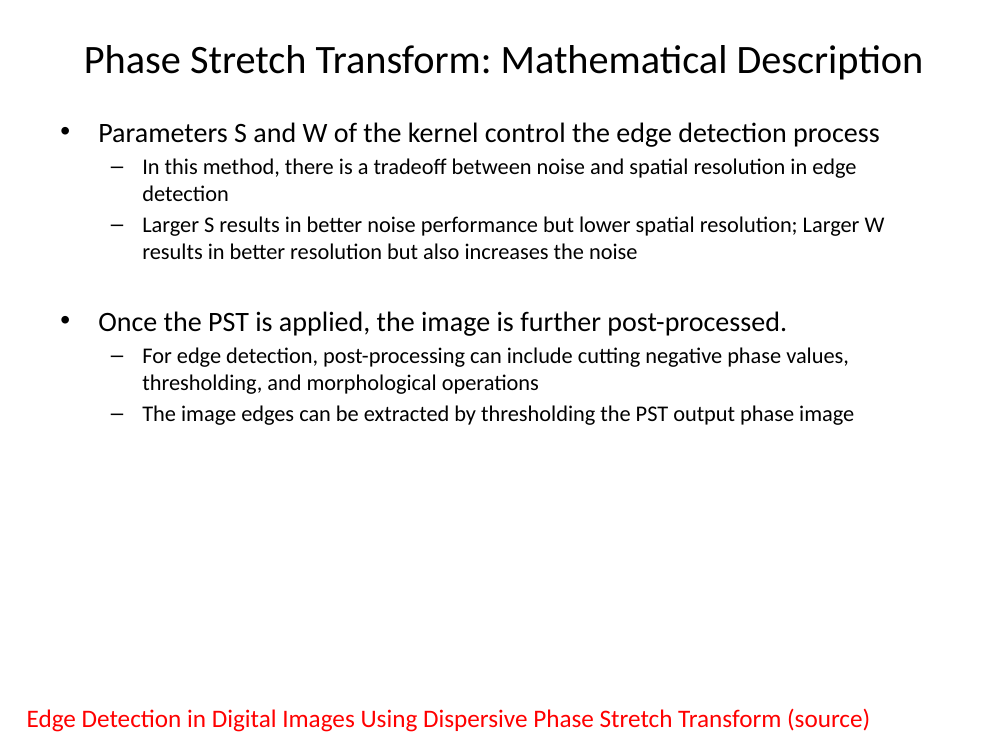
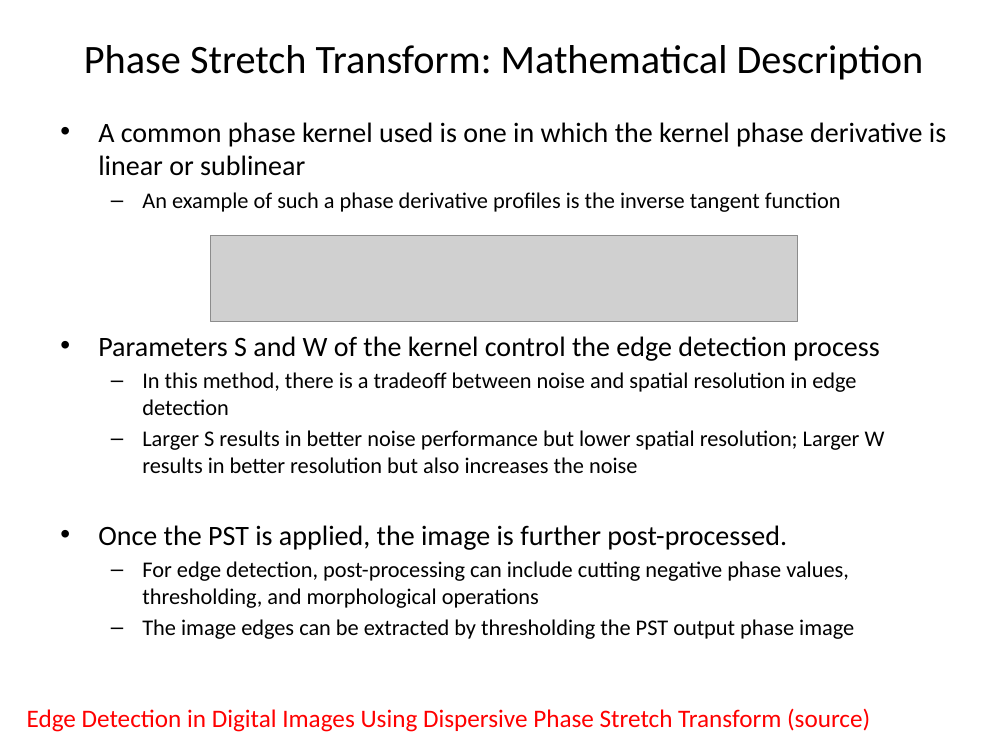
Before and after one commit to tristanmelton/ECE274, a slide deck: slide 7 of presentation/Live-Cell_Tracking_using_Phase_Stretch_Transform_050421.pptx. Drawn at 1008x756 pixels with LibreOffice and Linux fonts; fonts in the diff are those of the drawing; grey boxes stand for pictures. Boxes give left, top, right and bottom in pixels: in the first picture for what was removed or moved away, otherwise in the second. Text is boxed around its words. In the diff, an @@ line names an element or a change of style, - is before the commit and + after.

```diff
--- a/presentation/Live-Cell_Tracking_using_Phase_Stretch_Transform_050421.pptx
+++ b/presentation/Live-Cell_Tracking_using_Phase_Stretch_Transform_050421.pptx
@@ text at (x1=98, y1=122, x2=946, y2=212): paragraphs added @@
+• A common phase kernel used is one in which the kernel phase derivative is linear or sublinear
+  – An example of such a phase derivative profiles is the inverse tangent function
@@ picture added at (x1=211, y1=235, x2=798, y2=322) @@
```
Also in this commit, not shown: 3 other slides changed, 1 slide added, 2 other files.
